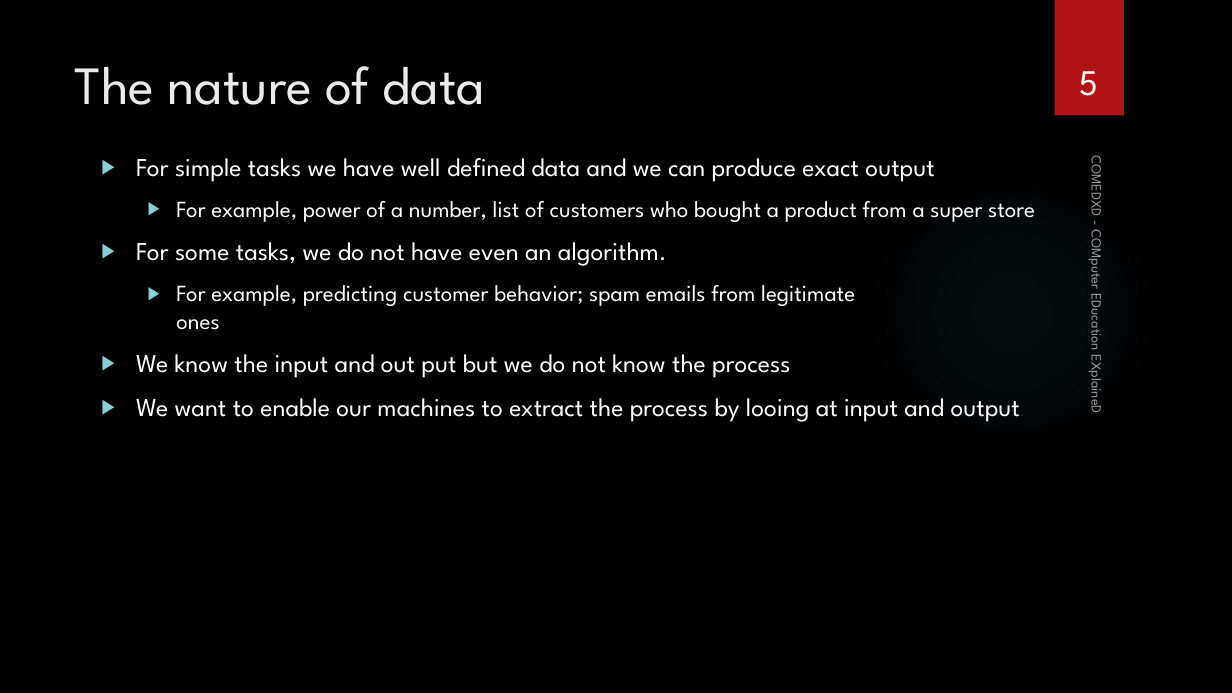
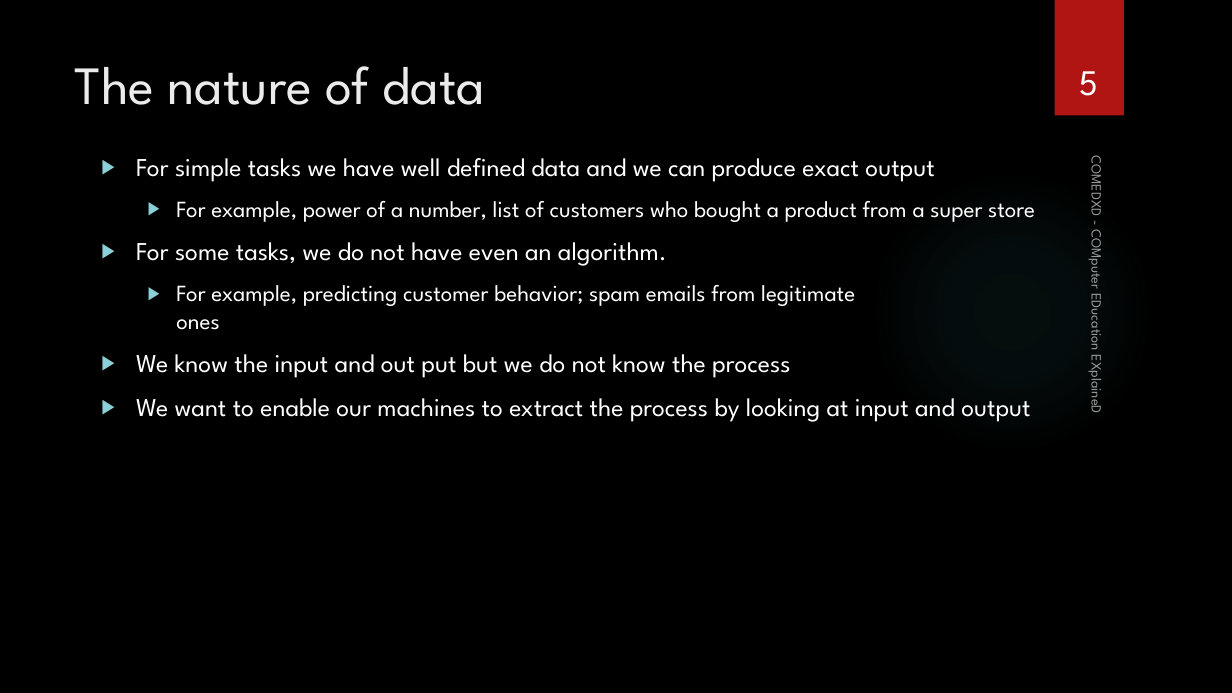
Before and after one commit to sajjo79/Machine-Learning, a slide deck: slide 5 of Slides/Ch1-Introduction.pptx. Drawn at 1232x693 pixels with LibreOffice and Linux fonts; fonts in the diff are those of the drawing; background and template pictures are left out. Boxes give left, top, right and bottom in pixels: in the first picture for what was removed or moved away, otherwise in the second. Text is boxed around its words. In the diff, an @@ line names an element or a change of style, - is before the commit and + after.

```diff
--- a/Slides/Ch1-Introduction.pptx
+++ b/Slides/Ch1-Introduction.pptx
@@ text at [136,398,1030,422]: text changed @@
-▶ We want to enable our machines to extract the process by looing at input and output
+▶ We want to enable our machines to extract the process by looking at input and output
```
Also in this commit, not shown: 2 other slides changed.
